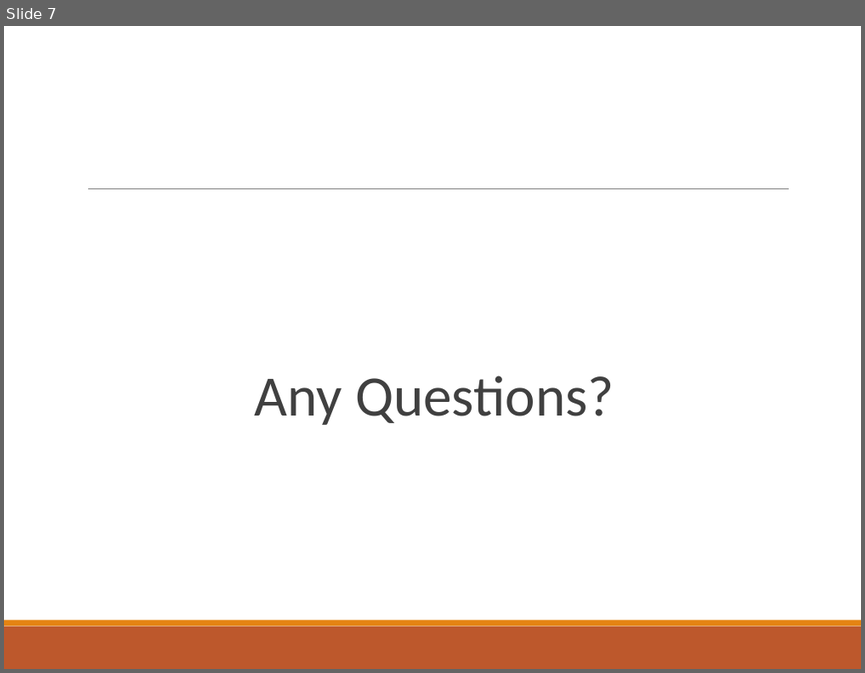
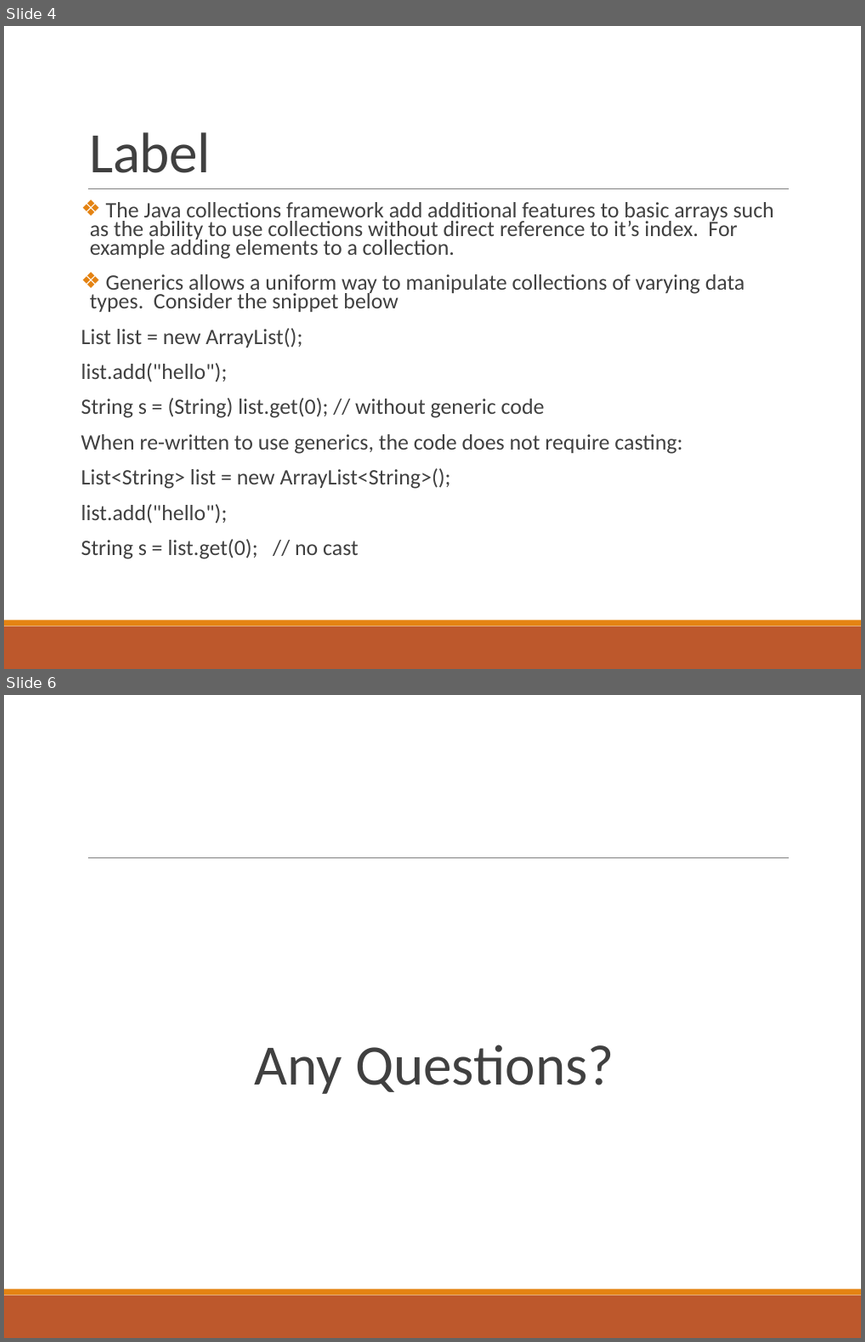
Before and after one commit to deeperj/dillinger, a slide deck: thesis/ukapp2/wqu_isc/sofware_design/Lesson 6 - Java.pptx. Shown one above the other, each under a label of ours: slide 7 before the commit, slides 4 and 6 after it; the slides between them are not shown. The pictures are 865x673 and 865x1342 pixels, drawn with LibreOffice and Linux fonts; fonts in the diff are those of the drawing. Boxes give left, top, right and bottom in pixels: in the first picture for what was removed or moved away, otherwise in the second. Text is boxed around its words. In the diff, an @@ line names an element or a change of style, - is before the commit and + after.

Commit message:
java07

```diff
--- a/thesis/ukapp2/wqu_isc/sofware_design/Lesson 6 - Java.pptx
+++ b/thesis/ukapp2/wqu_isc/sofware_design/Lesson 6 - Java.pptx
@@ slide 4 added at [4,26,861,669], background #FFFFFF; not listed: 3 template elements that a slide beside it also shows @@
@@ title added at [90,132,211,173], 48 pt, text #404040 @@
+Label
@@ text added at [81,202,774,559], 18.5 pt, text #404040 @@
+❖ The Java collections framework add additional features to basic arrays such as the ability to use collections without direct reference to it’s index. For example adding elements to a collection.
+❖ Generics allows a uniform way to manipulate collections of varying data types. Consider the snippet below
+List list = new ArrayList();
+list.add("hello");
+String s = (String) list.get(0); // without generic code
+When re-written to use generics, the code does not require casting:
+List<String> list = new ArrayList<String>();
+list.add("hello");
+String s = list.get(0); // no cast
@@ what was slide 7 is now slide 6 @@
```
Also in this commit, not shown: 1 slide changed, 14 other slides added, 5 slides removed, 3 other files.
